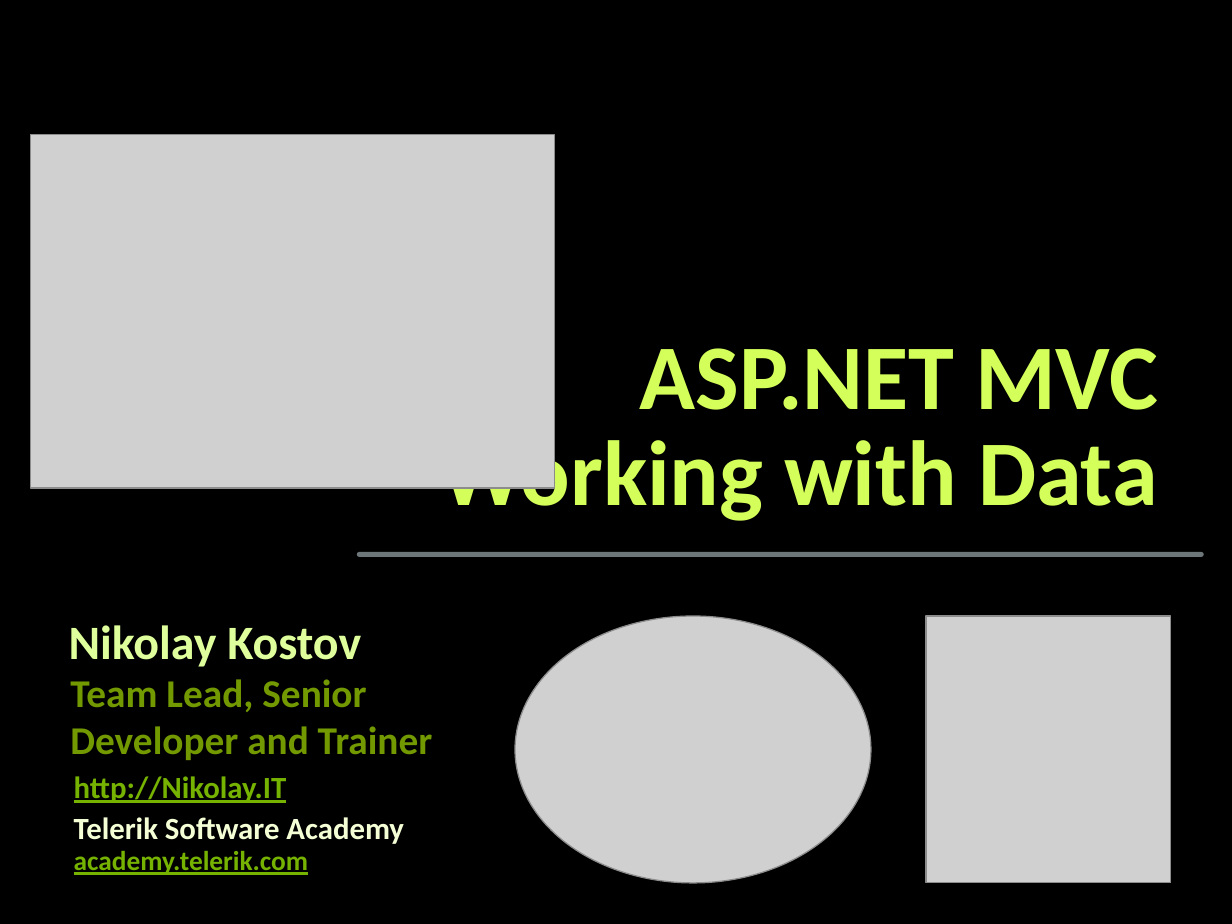
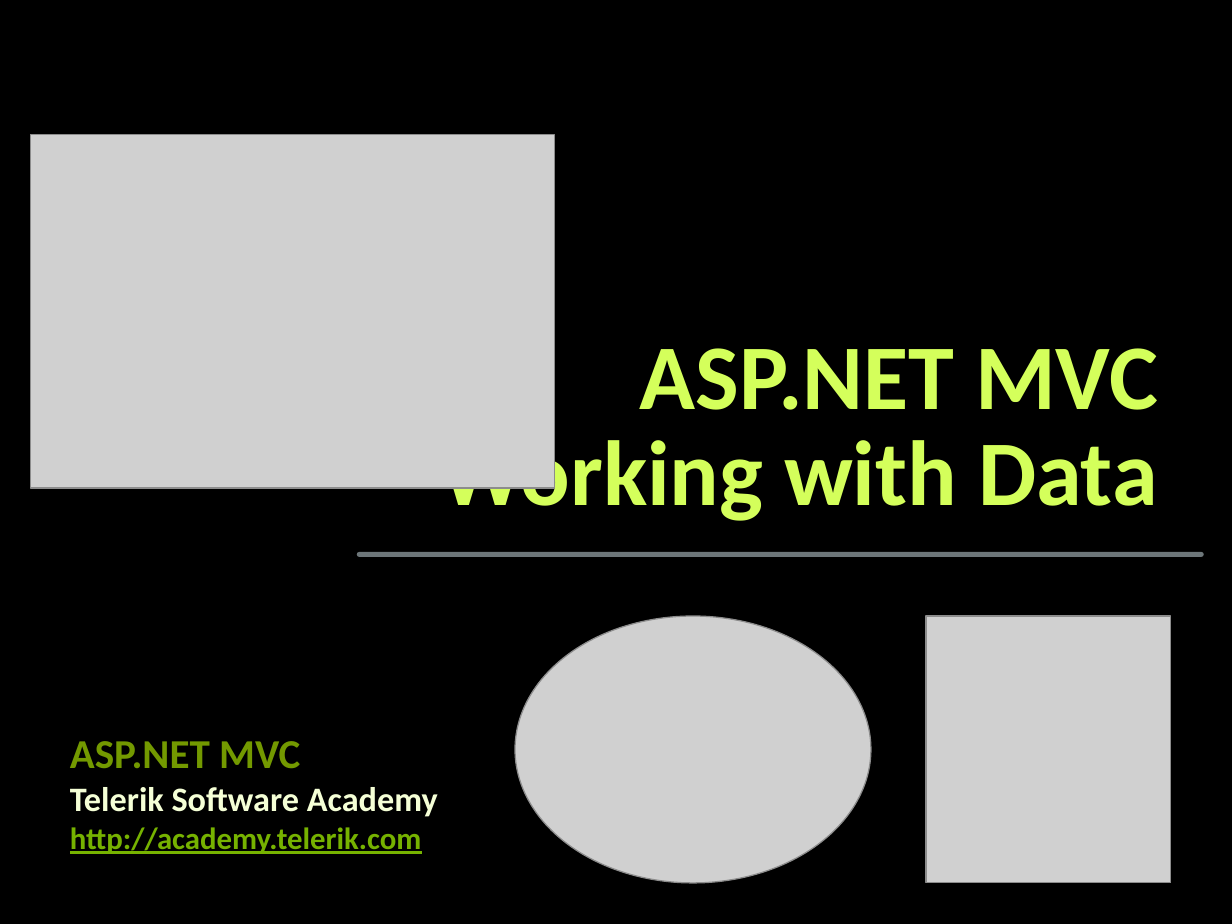
Before and after one commit to martin-nikolov/Telerik-Academy, a slide deck: slide 1 of ASP.NET MVC/05. ASP.NET MVC Working with Data/ASP.NET-MVC-Working-with-Data.pptx. Drawn at 1232x924 pixels with LibreOffice and Linux fonts; fonts in the diff are those of the drawing; grey boxes stand for pictures; background and template pictures are left out. Boxes give left, top, right and bottom in pixels: in the first picture for what was removed or moved away, otherwise in the second. Text is boxed around its words. In the diff, an @@ line names an element or a change of style, - is before the commit and + after.

```diff
--- a/ASP.NET MVC/05. ASP.NET MVC Working with Data/ASP.NET-MVC-Working-with-Data.pptx
+++ b/ASP.NET MVC/05. ASP.NET MVC Working with Data/ASP.NET-MVC-Working-with-Data.pptx
@@ text removed at (69,625,361,667) @@
-Nikolay Kostov
@@ text removed at (70,679,433,760) @@
-Team Lead, Senior
-Developer and Trainer
@@ text added at (70,741,300,768), 24 pt, text #739900, bold @@
+ASP.NET MVC
@@ text "Telerik Software Academy": place and size @@
-text "Telerik Software Academy" at (74,817,404,844)
+text "Telerik Software Academy" at (70,787,438,817)
@@ text "Telerik Software Academy" at (70,787,438,817): size 18 to 20 pt; indent changed; more space between paragraphs @@
@@ text removed at (74,776,287,803) @@
-http://Nikolay.IT
@@ text at (70,827,421,854): text changed; size 16 to 18 pt @@
-academy.telerik.com
+http://academy.telerik.com
```
Also in this commit, not shown: 6 other slides changed, 21 slides added, 4 other files.
